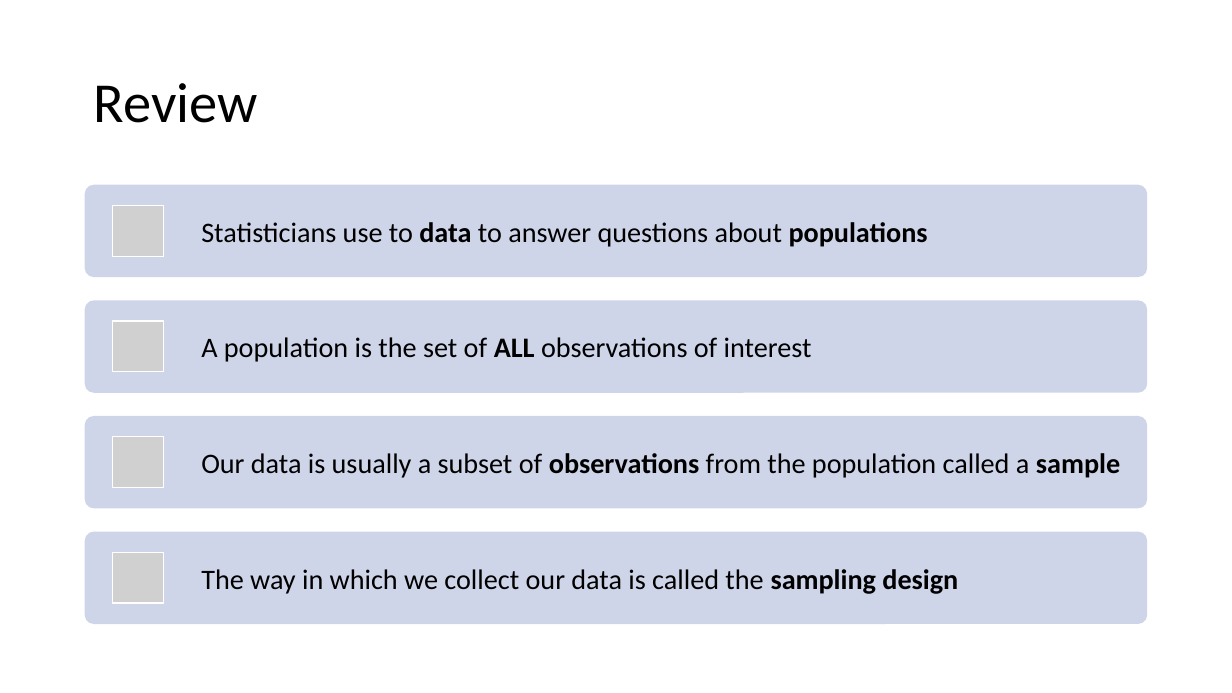
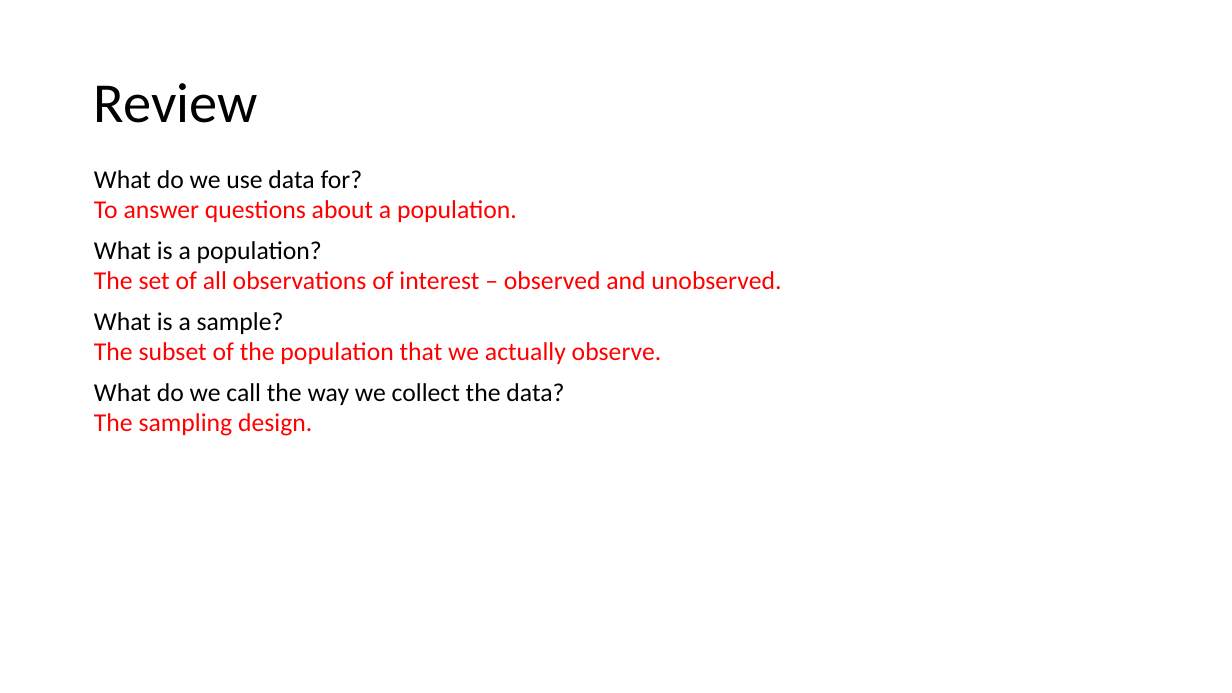
Before and after one commit to Jarred6068/Kvamme_UI_STAT251, a slide deck: slide 2 of docs/lecture_slides/Week 2/Week2_Lecture3_Slides_1_19_2024.pptx. Drawn at 1232x693 pixels with LibreOffice and Linux fonts; fonts in the diff are those of the drawing; grey boxes stand for pictures. Boxes give left, top, right and bottom in pixels: in the first picture for what was removed or moved away, otherwise in the second. Text is boxed around its words. In the diff, an @@ line names an element or a change of style, - is before the commit and + after.

Commit message:
slide update

```diff
--- a/docs/lecture_slides/Week 2/Week2_Lecture3_Slides_1_19_2024.pptx
+++ b/docs/lecture_slides/Week 2/Week2_Lecture3_Slides_1_19_2024.pptx
@@ text added at box(94, 170, 781, 436), 20 pt, text #FF0000 @@
+What do we use data for?
+To answer questions about a population.
+What is a population?
+The set of all observations of interest – observed and unobserved.
+What is a sample?
+The subset of the population that we actually observe.
+What do we call the way we collect the data?
+The sampling design.
@@ group removed at box(85, 185, 1148, 624): 4 rounded rectangles, 4 pictures, 4 texts @@
-Statisticians use to data to answer questions about populations
-A population is the set of ALL observations of interest
-Our data is usually a subset of observations from the population called a sample
-The way in which we collect our data is called the sampling design
```
Also in this commit, not shown: 7 slides added, 1 slide removed, 56 other files.
